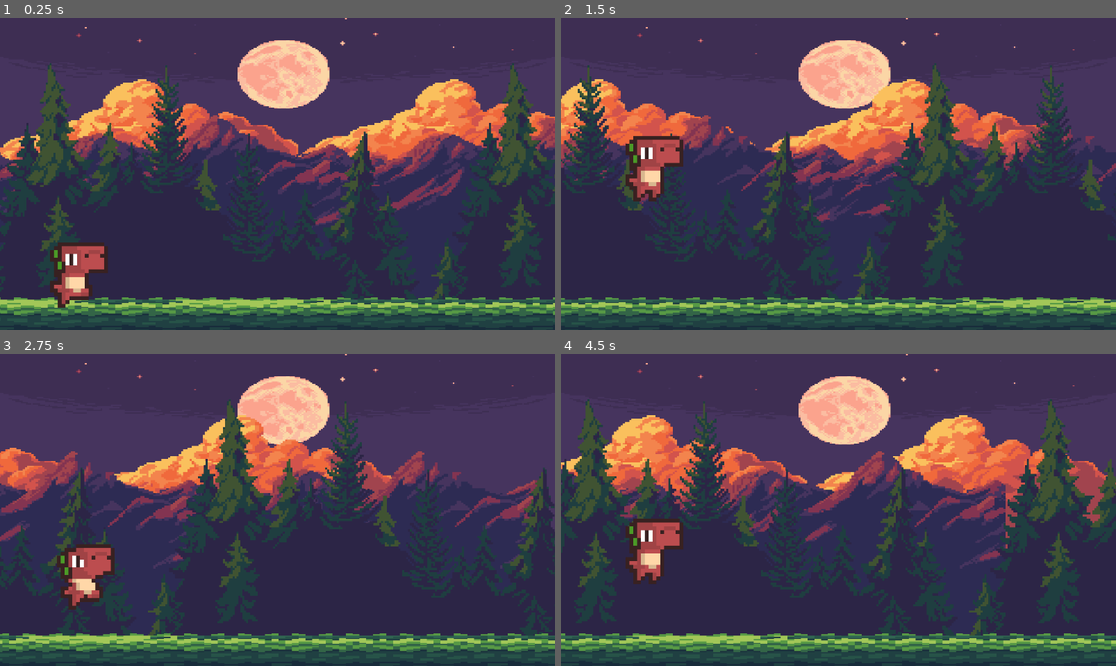
Above: before the commit, frames 1-4 (two rows, left to right).
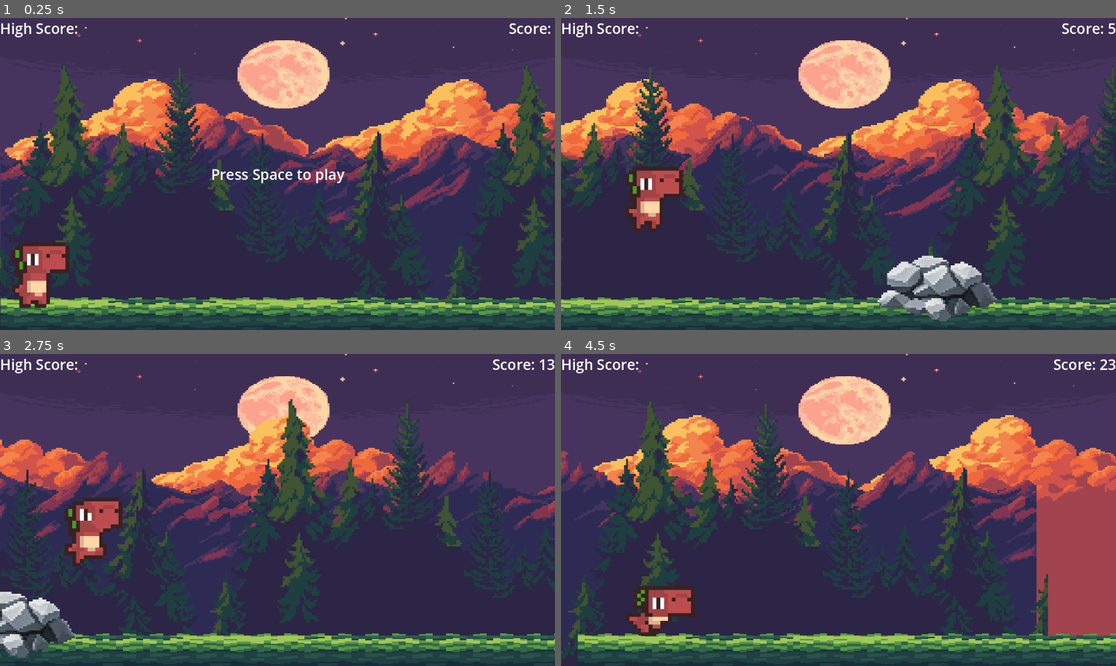
Above: after the commit, the same moments.

Repository: Austererie/TrexRun
Game: Godot game, scene res://scenes/main.tscn
Same seed, same stepped clock (60 frames per second), same inputs: the game is played once before the commit and once after it.
Inputs:
- Up to frame 1 (0.25 s): no input
- Up to frame 2 (1.5 s): tap Space at 0.5 s; hold Enter (ui_accept) 0.53-1.28 s; tap Enter (ui_accept) at 1.35 s
- Up to frame 3 (2.75 s): tap Enter (ui_accept) at 1.52, 1.82 s; hold Down (ui_down) from 2.03 s (still down); hold Enter (ui_accept) from 2.03 s (still down)
- Up to frame 4 (4.5 s): release Down (ui_down) at 2.78 s; release Enter (ui_accept) at 2.78 s; tap Enter (ui_accept) at 2.85, 3.02, 3.32, 4.35 s; hold Enter (ui_accept) 3.53-4.28 s; hold Down (ui_down) from 4.28 s (still down)

The runs differ from the first frame. In frame 1, 30% of the frame differs, in the area x 0-100%, y 1-100%; in frame 2, 33%; in frame 3, 31%; in frame 4, 38%.

Commit message:
Obstacle Spawner 1

Diff:
--- a/scenes/bush_1.tscn
+++ b/scenes/bush_1.tscn
@@ -1,13 +1,13 @@
 [gd_scene load_steps=2 format=3 uid="uid://cy6y7csvfmoba"]
 
-[ext_resource type="Texture2D" uid="uid://bdbmyuncjnj1h" path="res://assets/Bush 1_GREEN.png" id="1_su7fa"]
+[ext_resource type="Texture2D" uid="uid://5cdnkbjm3q20" path="res://assets/Bush 1_RED.png" id="1_ydsq4"]
 
 [node name="bush1" type="Area2D"]
 
 [node name="Sprite2D" type="Sprite2D" parent="."]
 texture_filter = 1
 scale = Vector2(4, 4)
-texture = ExtResource("1_su7fa")
+texture = ExtResource("1_ydsq4")
 
 [node name="CollisionPolygon2D" type="CollisionPolygon2D" parent="."]
 polygon = PackedVector2Array(-83, -58, -58, -16, -57, -59, -41, -23, -22, -48, -5, -64, 12, -23, 21, -53, 37, -32, 45,  …(231 unchanged characters)…
--- a/scenes/main.tscn
+++ b/scenes/main.tscn
@@ -1,9 +1,10 @@
-[gd_scene load_steps=5 format=3 uid="uid://bvl6lvpoxuicq"]
+[gd_scene load_steps=6 format=3 uid="uid://bvl6lvpoxuicq"]
 
 [ext_resource type="PackedScene" uid="uid://cohtu47rrs6nm" path="res://scenes/background.tscn" id="1_lqxbm"]
 [ext_resource type="Script" path="res://scripts/main.gd" id="1_qfsr7"]
 [ext_resource type="PackedScene" uid="uid://bkxone8b4eucs" path="res://scenes/ground.tscn" id="2_86lfu"]
 [ext_resource type="PackedScene" uid="uid://b4ua77ttgtlfw" path="res://scenes/trex.tscn" id="3_tvjsh"]
+[ext_resource type="PackedScene" uid="uid://kfsju3gfsxa4" path="res://scenes/score_canvas.tscn" id="5_l1let"]
 
 [node name="main" type="Node"]
 script = ExtResource("1_qfsr7")
@@ -18,3 +19,5 @@
 [node name="Camera2D" type="Camera2D" parent="."]
 position = Vector2(576, 324)
 position_smoothing_enabled = true
+
+[node name="scoreCanvas" parent="." instance=ExtResource("5_l1let")]
--- /dev/null
+++ b/scenes/score_canvas.tscn
@@ -0,0 +1,34 @@
+[gd_scene format=3 uid="uid://kfsju3gfsxa4"]
+
+[node name="scoreCanvas" type="CanvasLayer"]
+
+[node name="score" type="Label" parent="."]
+anchors_preset = 1
+anchor_left = 1.0
+anchor_right = 1.0
+offset_left = -96.0
+offset_bottom = 42.0
+grow_horizontal = 0
+theme_override_font_sizes/font_size = 30
+text = "Score: "
+
+[node name="highScore" type="Label" parent="."]
+offset_right = 40.0
+offset_bottom = 23.0
+theme_override_font_sizes/font_size = 30
+text = "High Score: "
+
+[node name="pressPlay" type="Label" parent="."]
+anchors_preset = 8
+anchor_left = 0.5
+anchor_top = 0.5
+anchor_right = 0.5
+anchor_bottom = 0.5
+offset_left = -20.0
+offset_top = -11.5
+offset_right = 20.0
+offset_bottom = 11.5
+grow_horizontal = 2
+grow_vertical = 2
+theme_override_font_sizes/font_size = 30
+text = "Press Space to play"
--- a/scripts/main.gd
+++ b/scripts/main.gd
@@ -1,21 +1,37 @@
 extends Node
+
+#preload obstacles
+var bush_1 = preload("res://scenes/bush_1.tscn")
+var rock_1 = preload("res://scenes/rock_1.tscn")
+var rino = preload("res://scenes/rino.tscn")
+var obstacle_types := [bush_1, rock_1]
+var obstacles : Array
+
 
 const DINO_START_POS := Vector2i(150, 485)
 const CAM_START_POS := Vector2i(576, 324)
 var score: int
+const SCORE_MODIFIER : int = 100
 var speed : float
 const START_SPEED : float = 10.0
 const MAX_SPEED : int = 25
+const SPEED_MODIFIER : int = 5000
 var screen_size : Vector2i
+var ground_height: int
+var game_running: bool
+var last_obstacle
 
 
 # Called when the node enters the scene tree for the first time.
 func _ready() -> void:
 	screen_size = get_window().size
+	ground_height = $ground.get_node("Sprite2D").texture.get_height()
 
 func new_game():
 	#reset vars
 	score = 0
+	show_score()
+	game_running = false
 
 	#reset nodes
 	$trex.position = DINO_START_POS
@@ -23,19 +39,54 @@
 	$Camera2D.position = CAM_START_POS
 	$ground.position = Vector2i(0, 0)
 
+	$scoreCanvas.get_node("pressPlay").show()
+
 
 # Called every frame. 'delta' is the elapsed time since the previous frame.
 func _process(delta: float) -> void:
-	speed = START_SPEED
+	if game_running:
+		speed = START_SPEED + score / SPEED_MODIFIER
+		if speed > MAX_SPEED:
+			speed = MAX_SPEED
 
-	#mov dino and camera
-	$trex.position.x += speed
-	$Camera2D.position.x += speed
+		generate_obstacles()
 
-	#update score
-	score += speed
-	print(score)
+		#mov dino and camera
+		$trex.position.x += speed
+		$Camera2D.position.x += speed
 
-	#update ground position
-	if $Camera2D.position.x - $ground.position.x > screen_size.x * 1.5:
-		$ground.position.x += screen_size.x
+
+		#update score
+		score += speed
+		show_score()
+
+		#update ground position
+		if $Camera2D.position.x - $ground.position.x > screen_size.x * 1.5:
+			$ground.position.x += screen_size.x
+	else:
+		if Input.is_action_pressed("ui_accept"):
+			game_running = true
+			$scoreCanvas.get_node("pressPlay").hide()
+
+
+func generate_obstacles():
+	#ground obstacles
+	if obstacles.is_empty():
+		var obs_type = obstacle_types[randi() % obstacle_types.size()]
+		var obs
+		obs = obs_type.instantiate()
+		var obs_height = obs.get_node("Sprite2D").texture.get_height()
+		var obs_scale = obs.get_node("Sprite2D").scale
+		var obs_x : int = screen_size.x + score + 100
+		var obs_y : int = screen_size.y - ground_height - (obs_height * obs_scale.y / 5)
+		last_obstacle = obs
+
+		add_obstacles(obs, obs_x, obs_y)
+
+func add_obstacles(obs, x, y):
+	obs.position = Vector2i(x, y)
+	add_child(obs)
+	obstacles.append(obs)
+
+func show_score():
+	$scoreCanvas.get_node("score").text = "Score: " + str(score / SCORE_MODIFIER)
--- a/scripts/trex.gd
+++ b/scripts/trex.gd
@@ -4,17 +4,21 @@
 const JUMP_SPEED: int = -1400
 
 func _physics_process(delta):
+
 	velocity.y += GRAVITY * delta
 	if is_on_floor():
-		$runColiision.disabled = false
-		if Input.is_action_pressed("ui_accept"):
-			velocity.y = JUMP_SPEED
-			$jumpSound.play()
-		elif Input.is_action_pressed("ui_down"):
-			$AnimatedSprite2D.play("duck")
-			$runColiision.disabled = true
+		if not get_parent().game_running:
+			$AnimatedSprite2D.play("idle")
 		else:
-			$AnimatedSprite2D.play("run")
+			$runColiision.disabled = false
+			if Input.is_action_pressed("ui_accept"):
+				velocity.y = JUMP_SPEED
+				$jumpSound.play()
+			elif Input.is_action_pressed("ui_down"):
+				$AnimatedSprite2D.play("duck")
+				$runColiision.disabled = true
+			else:
+				$AnimatedSprite2D.play("run")
 	else:
 		$AnimatedSprite2D.play("jump")
 
Binary file added: assets/Bush 1_RED.png
Not shown, added: assets/Bush 1_RED.png.import
